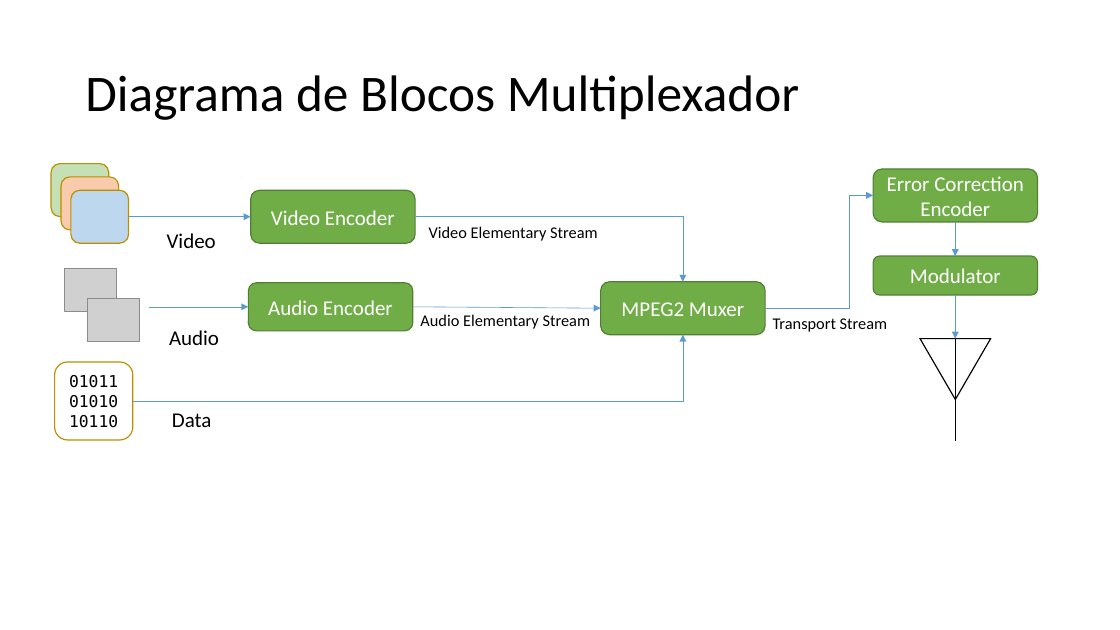
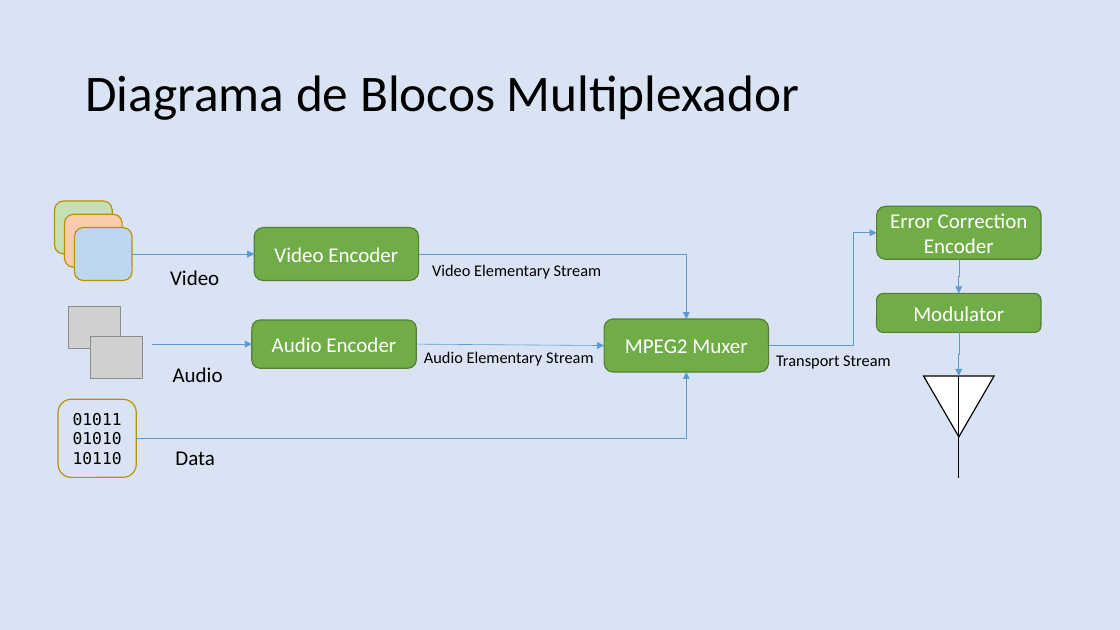
Before and after one commit to nasall2/TCC, a slide deck: slide 8 of relatorio/abntex2-modelos-1.9.2/figuras/apresentacao.pptx (slide 5 before the commit). Drawn at 1120x630 pixels with LibreOffice and Linux fonts; fonts in the diff are those of the drawing; grey boxes stand for pictures. Boxes give left, top, right and bottom in pixels: in the first picture for what was removed or moved away, otherwise in the second. Text is boxed around its words. In the diff, an @@ line names an element or a change of style, - is before the commit and + after.

```diff
--- a/relatorio/abntex2-modelos-1.9.2/figuras/apresentacao.pptx
+++ b/relatorio/abntex2-modelos-1.9.2/figuras/apresentacao.pptx
@@ background #FFFFFF to #DAE3F3 @@
@@ 4 rounded rectangles, 3 texts, 3 elbow arrows: place and size @@
-4 rounded rectangles, 3 texts, 3 elbow arrows at (71,169,1038,427)
+4 rounded rectangles, 3 texts, 3 elbow arrows at (75,207,1042,465)
@@ 5 rounded rectangles, 3 texts, 3 arrows, 2 pictures, 2 elbow arrows, 1 triangle, 1 line: place and size @@
-5 rounded rectangles, 3 texts, 3 arrows, 2 pictures, 2 elbow arrows, 1 triangle, 1 line at (51,164,1038,441)
+5 rounded rectangles, 3 texts, 3 arrows, 2 pictures, 2 elbow arrows, 1 triangle, 1 line at (55,201,1042,478)
```
Also in this commit, not shown: 6 other slides changed, 8 slides added, 2 slides removed, 4 other files.
